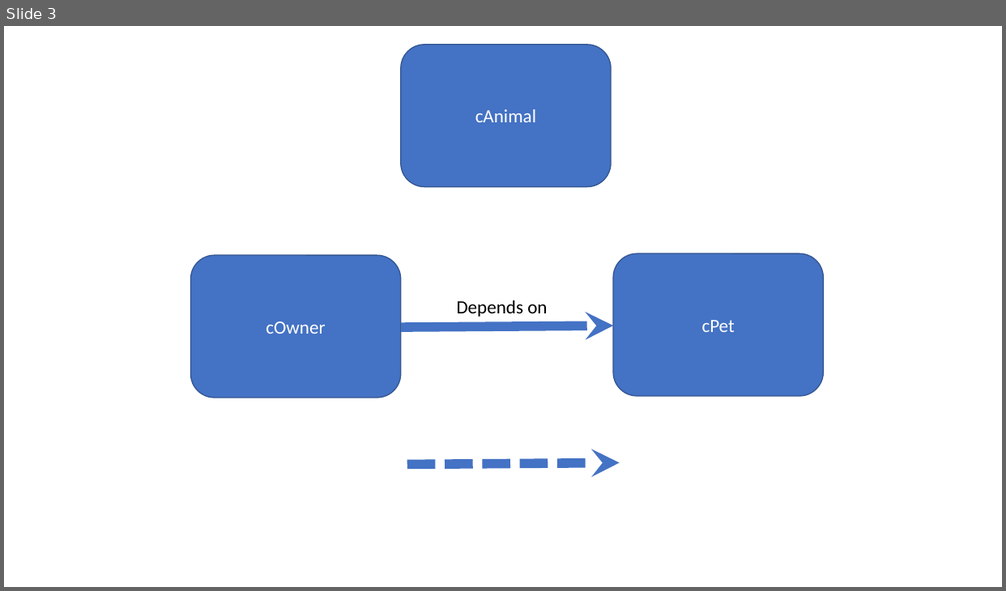
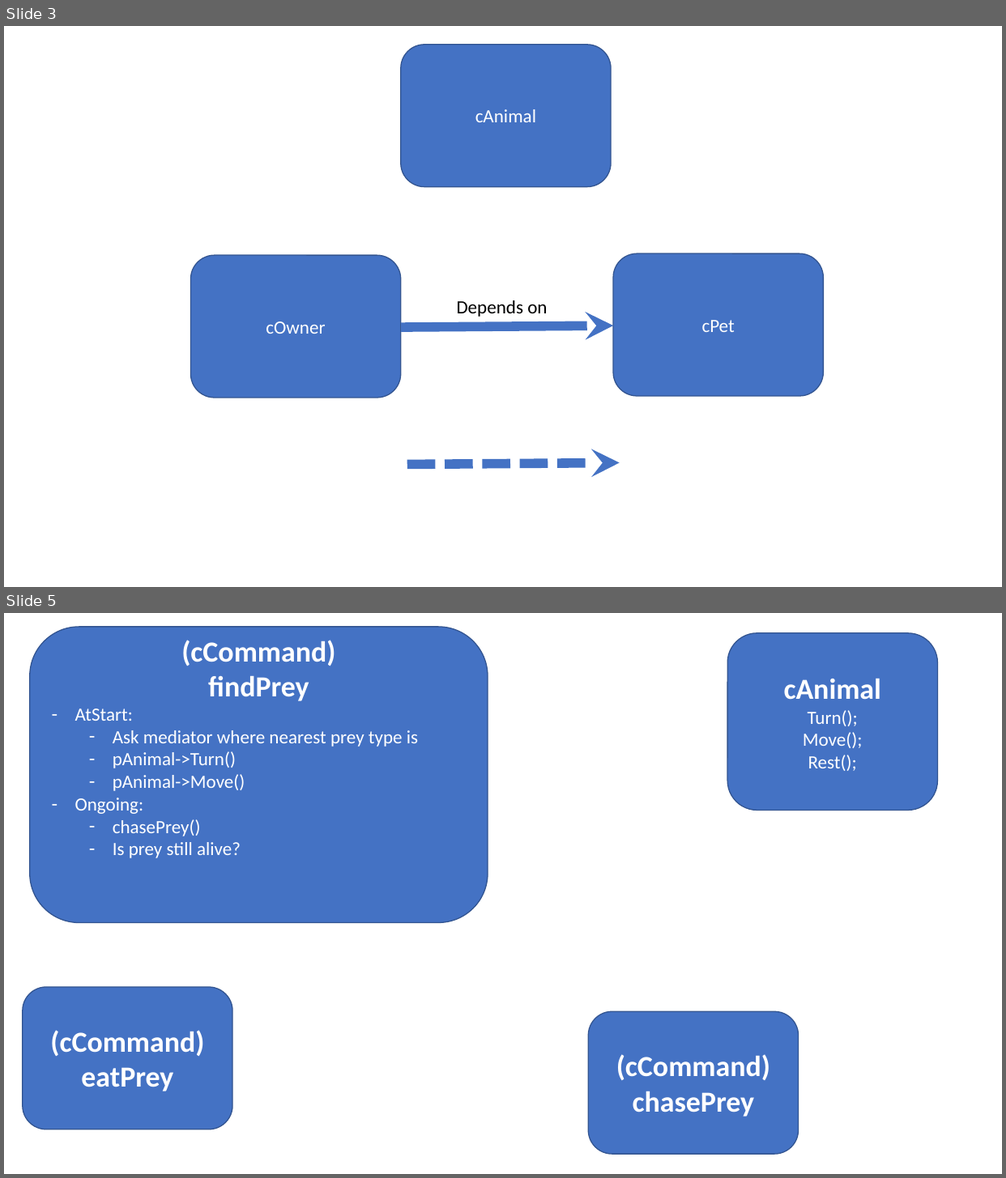
Before and after one commit to FeeneyCodes/GDP202223, a slide deck: INFO6044/D2D/W_04_to_08_Patterns_1/Abstract_Factory, Manager, Mediator, Command.pptx. Shown one above the other, each under a label of ours: slide 3 before the commit, slides 3 and 5 after it; the slides between them are not shown. The pictures are 1006x591 and 1006x1178 pixels, drawn with LibreOffice and Linux fonts; fonts in the diff are those of the drawing. Boxes give left, top, right and bottom in pixels: in the first picture for what was removed or moved away, otherwise in the second. Text is boxed around its words. In the diff, an @@ line names an element or a change of style, - is before the commit and + after.

Commit message:
Starting code for the command, command groups, and command schedler

```diff
--- a/INFO6044/D2D/W_04_to_08_Patterns_1/Abstract_Factory, Manager, Mediator, Command.pptx
+++ b/INFO6044/D2D/W_04_to_08_Patterns_1/Abstract_Factory, Manager, Mediator, Command.pptx
@@ slide 5 added at [4,613,1002,1174], background #FFFFFF @@
@@ rounded rectangle added at [29,627,488,923], fill #4472C4, outline #325491 1 pt, 18 pt, text #FFFFFF @@
+(cCommand)
+findPrey
+– AtStart:
+  – Ask mediator where nearest prey type is
+  – pAnimal->Turn()
+  – pAnimal->Move()
+– Ongoing:
+  – chasePrey()
+  – Is prey still alive?
@@ rounded rectangle added at [728,633,938,811], fill #4472C4, outline #325491 1 pt, 18 pt, text #FFFFFF @@
+cAnimal
+Turn();
+Move();
+Rest();
@@ rounded rectangle added at [23,987,233,1130], fill #4472C4, outline #325491 1 pt, 28 pt, text #FFFFFF, bold @@
+(cCommand)
+eatPrey
@@ rounded rectangle added at [589,1012,799,1154], fill #4472C4, outline #325491 1 pt, 28 pt, text #FFFFFF, bold @@
+(cCommand)
+chasePrey
```
Also in this commit, not shown: 3 other slides added, 13 other files.
